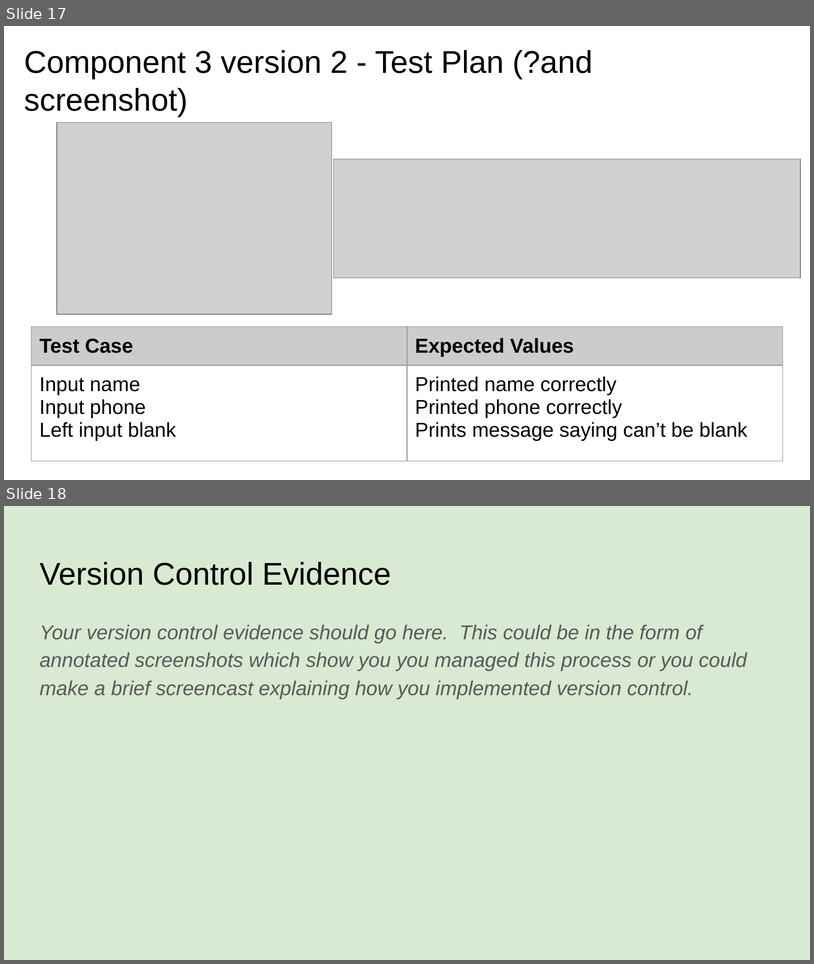
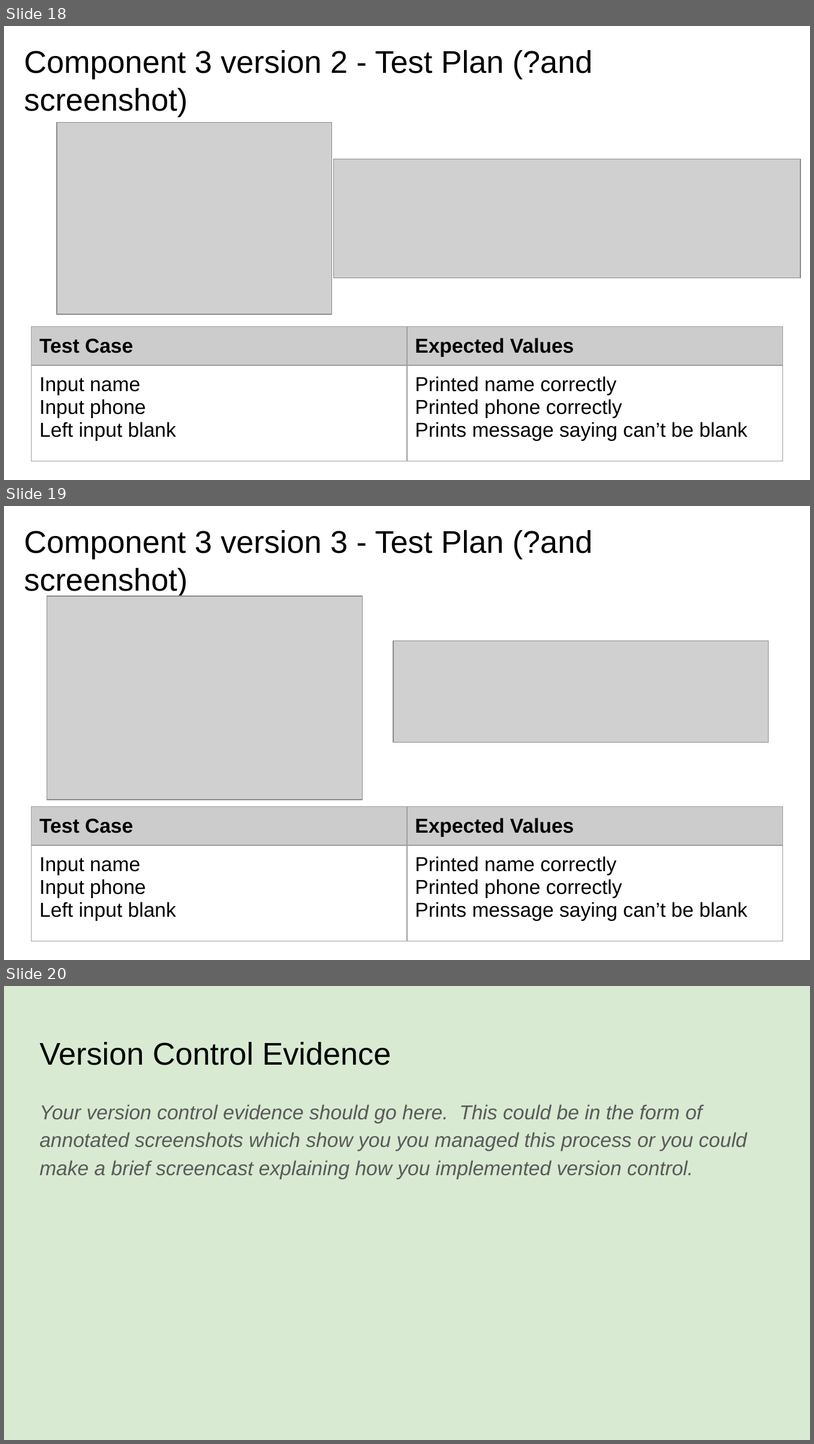
Before and after one commit to randombrunch/Pizza_Bot, a slide deck: 022_91893+_+91897+Documentation.pptx. Shown one above the other, each under a label of ours: slides 17 and 18 before the commit, slides 18, 19 and 20 after it. The pictures are 814x964 and 814x1444 pixels, drawn with LibreOffice and Linux fonts; fonts in the diff are those of the drawing; grey boxes stand for pictures. Boxes give left, top, right and bottom in pixels: in the first picture for what was removed or moved away, otherwise in the second. Text is boxed around its words. In the diff, an @@ line names an element or a change of style, - is before the commit and + after.

Commit message:
Added customer details dictionary
Added a dictionary to store customer details
Name
Phone

```diff
--- a/022_91893+_+91897+Documentation.pptx
+++ b/022_91893+_+91897+Documentation.pptx
@@ slide 19 added at bbox=[4, 506, 810, 960], background #FFFFFF @@
@@ title added at bbox=[24, 530, 593, 597], 28 pt, text #000000 @@
+Component 3 version 3 - Test Plan (?and screenshot)
@@ picture added at bbox=[47, 595, 362, 799] @@
@@ picture added at bbox=[393, 640, 768, 742] @@
@@ table added at bbox=[32, 807, 783, 942], 2 rows, 2 columns @@
+Test Case | Expected Values
+Input name / Input phone / Left input blank | Printed name correctly / Printed phone correctly / Prints message saying can’t be blank
@@ what was slide 17 is now slide 18 @@
@@ what was slide 18 is now slide 20 @@
```
Also in this commit, not shown: 1 slide changed, 1 other slide added, 1 other file.
